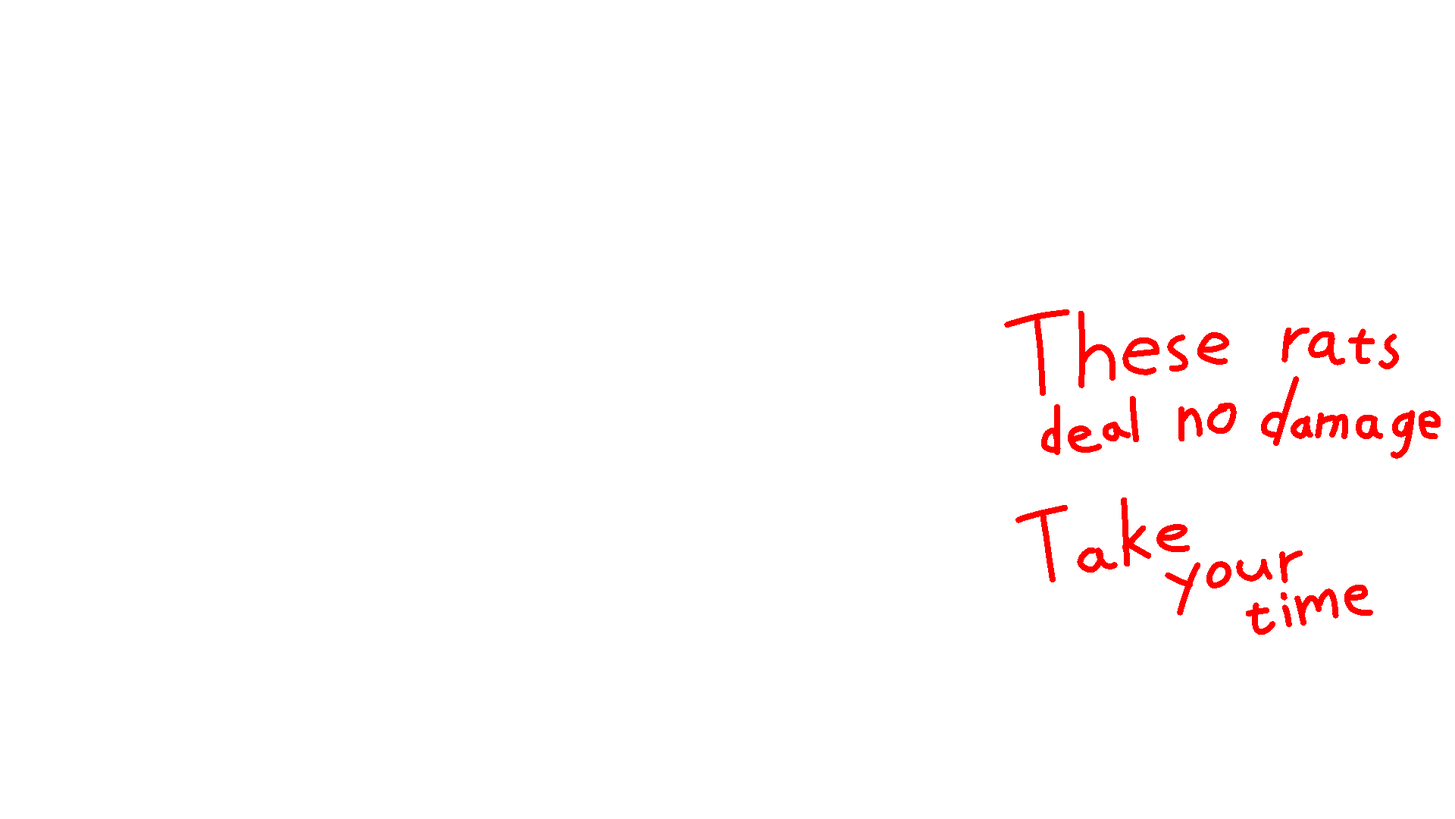
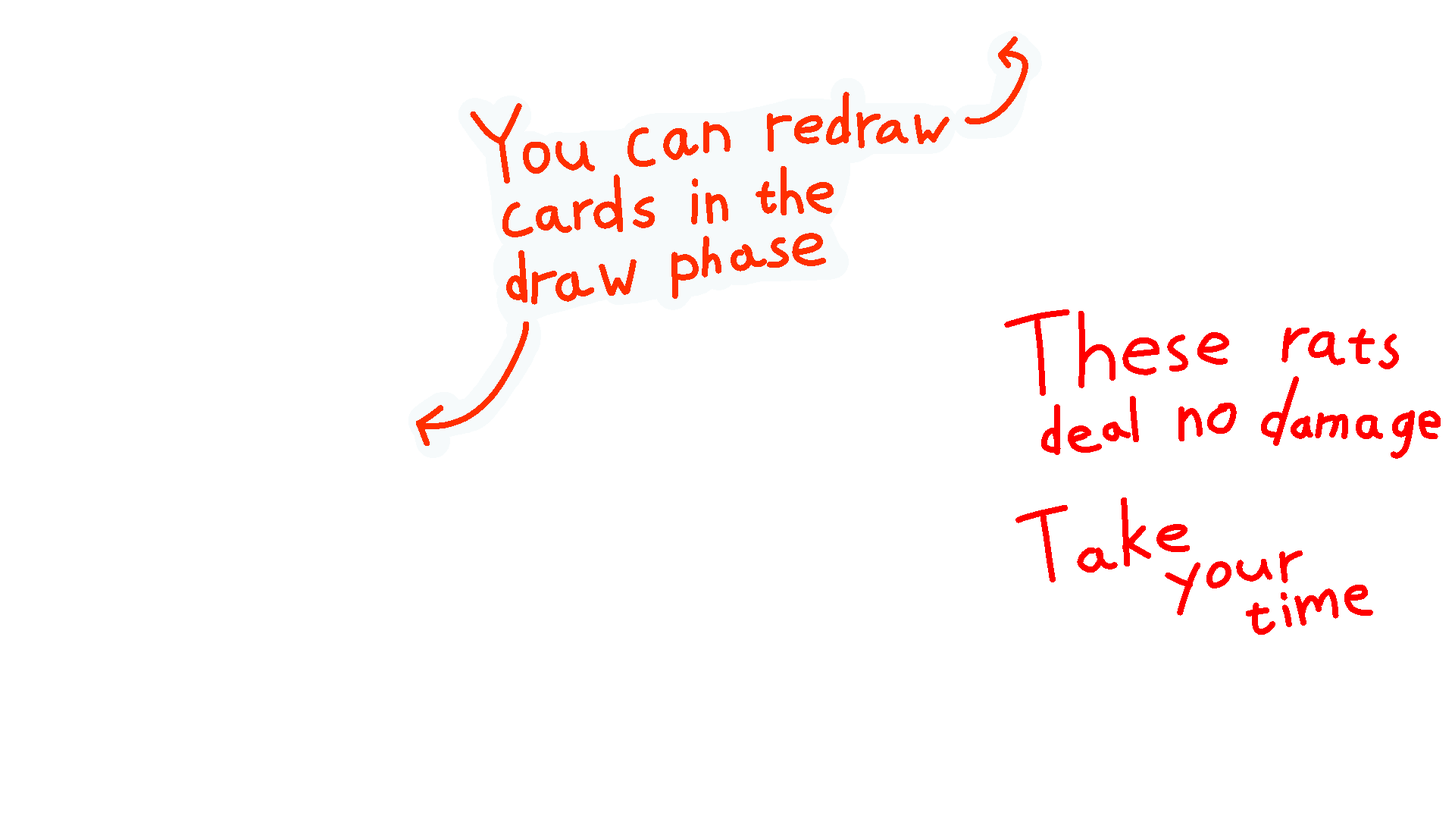
Two versions of the same layered image (1455×819). Layer-by-layer changes:
added layer "Målarlager 14" above "Målarlager 13" over 408, 31, 1043, 458
added layer "Målarlager 13" (60%) above "Målarlager 10" over 408, 31, 1043, 458
